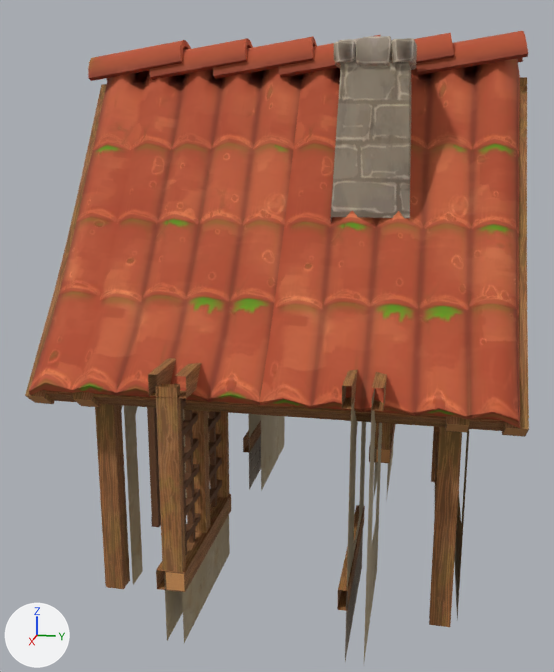
One commit to the glTF model swamp-city-assets/med-cottage.glb: the scene before it, then after it.
One viewpoint serves both versions: a 50 mm camera at (10.17, 1.69, 5.38) aimed at (0.18, -0.31, 2.88). Lighting does not change. The marker at lower left points along +X, +Y and +Z. The older version comes first. Vertices at exactly the same position are counted once.

Script lines for the objects in view, before the commit:
```python
me_cube_129 = bpy.data.meshes.new('Cube.129')
me_cube_129.from_pydata(...)  # 3476 vertices, 5097 faces; spans x -2.0..4.0, y -0.82..4.74, z 0.0..6.73
# faces by material slot: [2734, 397, 60, 614, 16, 1276]
me_cube_129.materials.append(mat_mi_woodtrim_004)  # picture img_t_woodtrim_basecolor
me_cube_129.materials.append(mat_mi_plaster_004)  # picture img_t_plaster_basecolor
me_cube_129.materials.append(mat_mi_brick)  # picture img_t_brick_basecolor
me_cube_129.materials.append(mat_mi_rocktrim)  # picture img_t_rocktrim_basecolor
me_cube_129.materials.append(mat_mi_windowglass)  # white #e7e7e7
me_cube_129.materials.append(mat_mi_roundtiles_003)  # picture img_t_roundtiles_basecolor
ob_med_cottage = bpy.data.objects.new('med-cottage', me_cube_129)
ob_med_cottage.location = (-1.0, -2.0, 0.0)
```
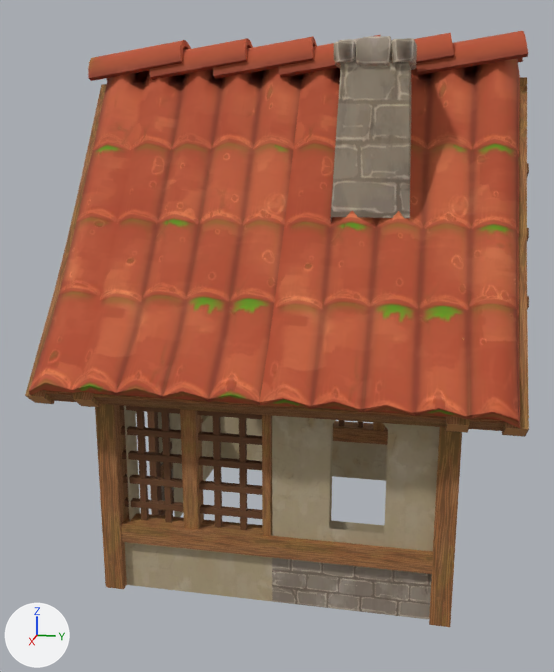
Pixel boxes (x1, y1, x2, y2) of what changed, in the pictures (554 x 672 px; the box of a moved part takes in the faces that stretch with it):
'med-cottage', reshaped
    before: (25, 31, 529, 661)
    after: (25, 31, 529, 627)
part 1 of me_cube_129, moved or reshaped (not visible afterwards)
    before: (435, 432, 439, 480)
part 2 of me_cube_129, moved or reshaped (not visible afterwards)
    before: (148, 358, 201, 398)
part 3 of me_cube_129, moved or reshaped
    before: (156, 494, 231, 592)
    after: (121, 513, 272, 557)
part 4 of me_cube_129, moved or reshaped
    before: (184, 410, 211, 533)
    after: (180, 409, 204, 529)
part 5 of me_cube_129, moved or reshaped (not visible afterwards)
    before: (181, 398, 187, 410)
part 6 of me_cube_129, moved or reshaped
    before: (182, 413, 198, 438)
    after: (120, 405, 262, 419)
part 7 of me_cube_129, moved or reshaped
    before: (182, 412, 221, 464)
    after: (121, 426, 262, 445)
part 8 of me_cube_129, moved or reshaped
    before: (183, 434, 221, 492)
    after: (122, 450, 262, 470)
part 9 of me_cube_129, moved or reshaped
    before: (184, 457, 222, 518)
    after: (123, 474, 262, 495)
part 10 of me_cube_129, moved or reshaped
    before: (185, 479, 222, 544)
    after: (124, 497, 262, 519)
part 11 of me_cube_129, moved or reshaped (not visible before)
    after: (239, 418, 248, 530)
part 12 of me_cube_129, moved or reshaped (not visible before)
    after: (213, 416, 222, 528)
part 13 of me_cube_129, moved or reshaped (not visible afterwards)
    before: (185, 410, 195, 543)
part 14 of me_cube_129, moved or reshaped
    before: (209, 411, 217, 507)
    after: (161, 413, 173, 523)
part 15 of me_cube_129, moved or reshaped
    before: (175, 383, 187, 556)
    after: (136, 411, 149, 520)
part 16 of me_cube_129, rebuilt (mostly hidden before)
    before: (390, 424, 393, 429)
    after: (373, 422, 385, 431)
part 17 of me_cube_129, deleted
    before: (155, 372, 394, 643)
part 18 of me_cube_129, moved or reshaped
    before: (248, 369, 469, 661)
    after: (121, 163, 529, 619)

Edits to the bpy script that builds the scene:
```text
Change me_cube_129:
    remove me_cube_129.from_pydata(...)  # 3476 vertices, 5097 faces; spans x -2.0..4.0, y -0.82..4.74, z 0.0..6.73
    add me_cube_129.from_pydata(...)  # 3468 vertices, 5097 faces; spans x -1.76..3.76, y -0.82..4.79, z 0.0..6.73
    me_cube_129 part 1: the loose piece of 12 vertices spanning x -1.0..1.0, y 3.91..4.23, z 0.65..0.88 is turned -180 degrees about the z axis through its middle, then moved by (0.0, -0.14, 0.0)
    me_cube_129 part 2: the loose piece of 64 vertices spanning x 2.0..4.0, y 0.91..1.31, z 2.88..3.12 is turned 90 degrees about the z axis through its middle, then moved by (-0.11, -0.11, 0.0)
    me_cube_129 part 3: the loose piece of 12 vertices spanning x 2.0..4.0, y 0.91..1.23, z 0.65..0.88 is turned 90 degrees about the z axis through its middle, then moved by (-0.07, -0.07, 0.0)
    me_cube_129 part 4: the loose piece of 12 vertices spanning x 2.91..3.09, y 0.98..1.21, z 0.81..2.99 is turned 90 degrees about the z axis through its middle, then moved by (-0.09, -0.09, 0.0)
    me_cube_129 part 5: the loose piece of 8 vertices spanning x 2.02..3.98, y 1.06..1.15, z 2.63..2.71 is turned 90 degrees about the z axis through its middle, then moved by (-0.1, -0.1, 0.0)
    me_cube_129 part 6: the loose piece of 8 vertices spanning x 2.02..3.98, y 1.06..1.15, z 2.32..2.4 is turned 90 degrees about the z axis through its middle, then moved by (-0.1, -0.1, 0.0)
    me_cube_129 part 7: the loose piece of 8 vertices spanning x 2.02..3.98, y 1.06..1.15, z 2.0..2.08 is turned 90 degrees about the z axis through its middle, then moved by (-0.1, -0.1, 0.0)
    me_cube_129 part 8: the loose piece of 8 vertices spanning x 2.02..3.98, y 1.06..1.15, z 1.69..1.76 is turned 90 degrees about the z axis through its middle, then moved by (-0.1, -0.1, 0.0)
    me_cube_129 part 9: the loose piece of 8 vertices spanning x 2.02..3.98, y 1.06..1.15, z 1.37..1.45 is turned 90 degrees about the z axis through its middle, then moved by (-0.1, -0.1, 0.0)
    me_cube_129 part 10: the loose piece of 8 vertices spanning x 2.02..3.98, y 1.06..1.15, z 1.05..1.13 is turned 90 degrees about the z axis through its middle, then moved by (-0.1, -0.1, 0.0)
    me_cube_129 part 11: the loose piece of 8 vertices spanning x 2.96..3.03, y 1.07..1.13, z 0.84..2.92 is turned 90 degrees about the z axis through its middle, then moved by (-0.1, 0.52, 0.0)
    me_cube_129 part 12: the loose piece of 8 vertices spanning x 2.64..2.72, y 1.07..1.13, z 0.84..2.92 is turned 90 degrees about the z axis through its middle, then moved by (0.22, 0.21, 0.0)
    me_cube_129 part 13: the loose piece of 8 vertices spanning x 3.27..3.35, y 1.07..1.13, z 0.84..2.92 is turned 90 degrees about the z axis through its middle, then moved by (-0.41, -0.11, 0.0)
    me_cube_129 part 14: the loose piece of 8 vertices spanning x 2.32..2.4, y 1.07..1.13, z 0.84..2.92 is turned 90 degrees about the z axis through its middle, then moved by (0.53, -0.42, 0.0)
    me_cube_129 part 15: the loose piece of 8 vertices spanning x 3.59..3.67, y 1.07..1.13, z 0.84..2.92 is turned 90 degrees about the z axis through its middle, then moved by (-0.73, -0.74, 0.0)
    me_cube_129 part 16: the loose piece of 12 vertices spanning x -1.09..-0.91, y 2.98..3.21, z 0.81..2.99 is rebuilt with 12 vertices and now spans x -1.02..-0.79, y 2.91..3.09, z 0.81..2.99
    me_cube_129 part 17: 22 loose pieces with 264 vertices, spanning x -2.0..4.0, y 0.91..4.21, z 0.0..3.12, are deleted
    me_cube_129 part 18: 93 vertices moved from x -2.0..3.24, y 1.0..4.2, z 0.0..3.12 to x -1.16..3.11, y 0.0..4.09, z 0.0..3.12; 296 vertices removed from x -2.0..4.0, y 0.91..4.33, z 0.0..5.94; 552 vertices added at x -1.21..3.18, y 0.0..4.79, z 0.0..5.94
    other edits to the shape of me_cube_129 do not show in these pictures
```
